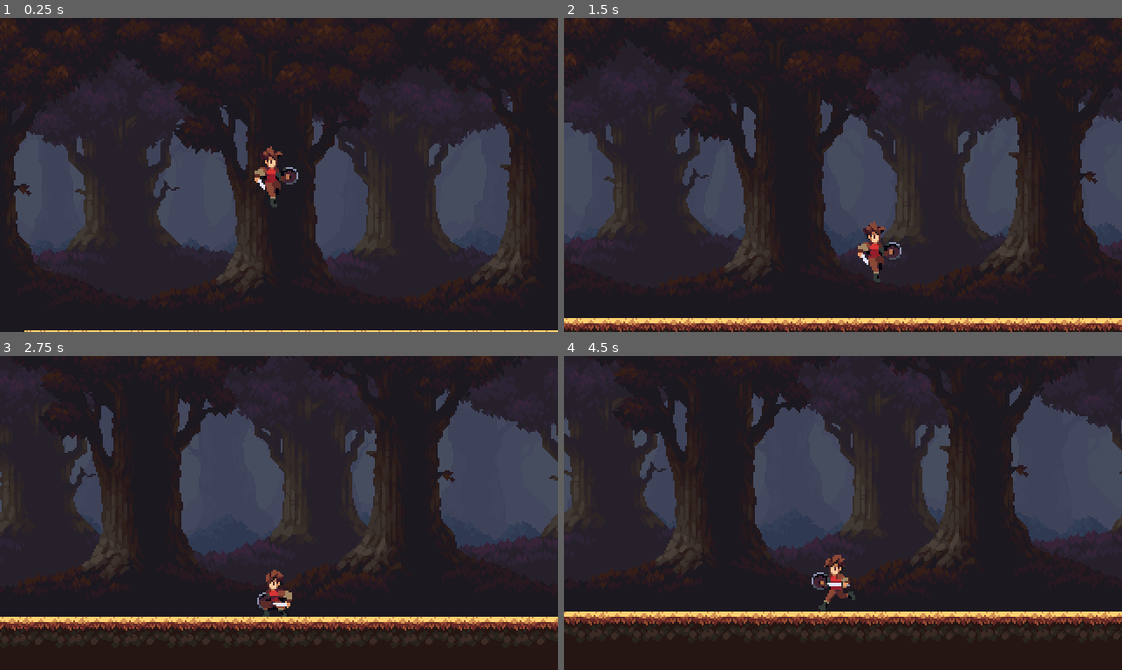
Above: before the commit, frames 1-4 (two rows, left to right).
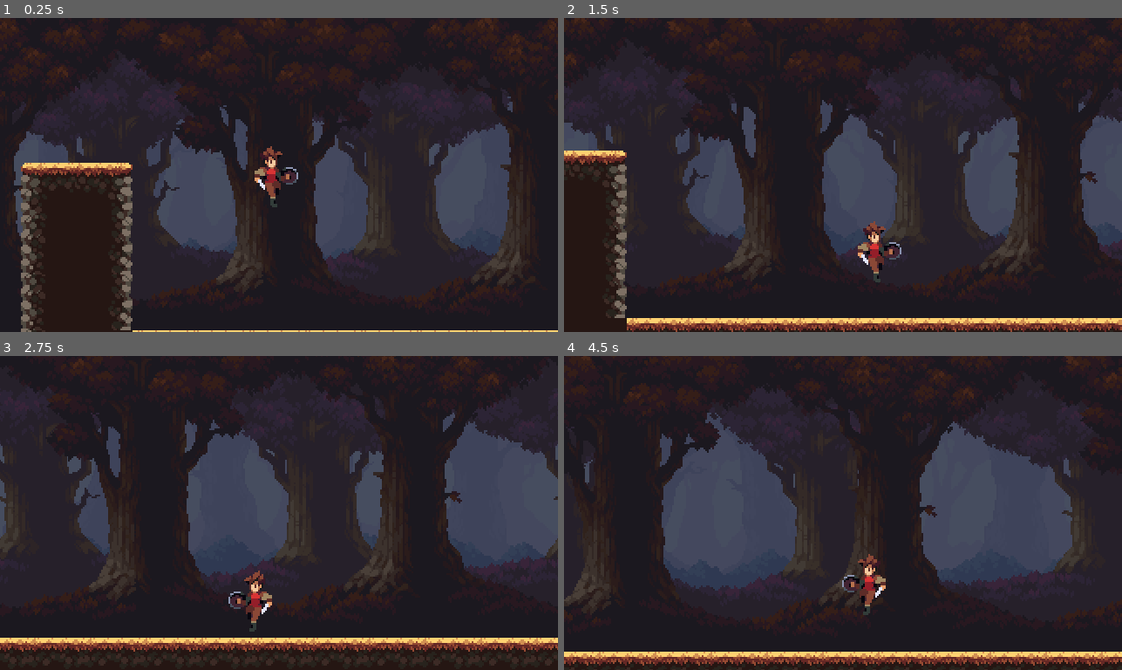
Above: after the commit, the same moments.

Repository: Lucas-Animax/dark-florest
Game: Godot game, scene res://scenes/runs/runs_1.tscn
The game is run twice, just before and just after one commit, with the same random seed, the same clock (stepped at 60 frames per second) and the same inputs. The project has no main scene, so this scene is started directly.
Inputs (mouse positions are in pixels of both pictures, inside the frame that each line leads up to):
- Up to frame 1 (0.25 s): no input
- Up to frame 2 (1.5 s): move the mouse to (965, 159) at 0.52 s; hold S (crouch) 0.53-1.28 s; hold D (move_right) from 0.53 s (still down); tap Space (jump) at 0.77, 1.07 s; right-click (965, 159) at 0.8 s; move the mouse to (731, 190) at 1.27 s; right-click (731, 190) at 1.35 s
- Up to frame 3 (2.75 s): tap Space (jump) at 1.52, 1.55, 1.82, 2.1 s; move the mouse to (334, 443) at 2.02 s; release D (move_right) at 2.03 s; hold A (move_left) from 2.03 s (still down); hold S (crouch) from 2.03 s (still down)
- Up to frame 4 (4.5 s): move the mouse to (815, 575) at 2.77 s; release A (move_left) at 2.78 s; release S (crouch) at 2.78 s; hold D (move_right) 2.78-4.28 s; click (815, 575) at 2.85 s; tap Space (jump) at 3.02, 3.32, 3.77, 3.8, 4.07 s; right-click (815, 575) at 3.05 s; move the mouse to (1010, 560) at 3.52 s; hold S (crouch) 3.53-4.28 s; move the mouse to (675, 465) at 4.27 s; hold A (move_left) from 4.28 s (still down); right-click (675, 465) at 4.35 s

The runs differ from the first frame. In frame 1, 5.6% of the frame differs, in the area x 3-24%, y 46-100%; in frame 2, 4.0%; in frame 3, 20%; in frame 4, 41%, in the area x 0-100%, y 0-99%.

Commit message:
wall-slide base

Diff:
--- a/scenes/obj/player.tscn
+++ b/scenes/obj/player.tscn
@@ -229,15 +229,16 @@
 }
 
 [sub_resource type="RectangleShape2D" id="RectangleShape2D_mwp7m"]
-size = Vector2(19, 36.3333)
+size = Vector2(15, 36.3333)
 
 [sub_resource type="RectangleShape2D" id="RectangleShape2D_wm8ca"]
 size = Vector2(31.5, 25)
 
-[node name="Player" type="CharacterBody2D" node_paths=PackedStringArray("spr")]
+[node name="Player" type="CharacterBody2D" node_paths=PackedStringArray("spr", "wall_ray")]
 collision_mask = 14
 script = ExtResource("1_d2xqp")
 spr = NodePath("Sprite2D")
+wall_ray = NodePath("WallRay")
 speed = 64.0
 gravit_value = 70.0
 jump_value = 560.0
@@ -257,7 +258,7 @@
 }
 
 [node name="CollisionShape2D" type="CollisionShape2D" parent="."]
-position = Vector2(-1, 10)
+position = Vector2(-1.5, 10)
 shape = SubResource("RectangleShape2D_mwp7m")
 debug_color = Color(0, 0, 0, 0.42)
 
@@ -275,5 +276,9 @@
 disabled = true
 debug_color = Color(0.964706, 0.0705882, 0, 0.419608)
 
+[node name="WallRay" type="RayCast2D" parent="."]
+target_position = Vector2(10, 0)
+collision_mask = 8
+
 [connection signal="animation_finished" from="Sprite2D/AnimationPlayer" to="." method="_on_animation_player_animation_finished"]
 [connection signal="animation_finished" from="Sprite2D/AnimationPlayer" to="Sprite2D" method="_on_animation_player_animation_finished"]
--- a/scenes/runs/runs_1.tscn
+++ b/scenes/runs/runs_1.tscn
@@ -16,4 +16,4 @@
 
 [node name="TileMap" parent="." instance=ExtResource("3_t2kl5")]
 position = Vector2(-8, 51)
-layer_0/tile_data = PackedInt32Array(327700, 131072, 2, 3276 …(328 unchanged characters)… 65536, 2, 327680, 0, 2, 262164, 131072, 0, 262163, 65536, 0, 262162, 65536, 0, 262161, 65536, 0, 262160, 65536, 0, 262159, 65536, 0, 262158, 65536, 0, 262157, 65536, 0, 262156, 65536, 0, 262155, 65536, 0, 262154, 65536, 0, 262153, 65536, 0, 262152, 65536, 0, 262151, 65536, 0, 262150, 65536, 0, 262149, 65536, 0, 262148, 65536, 0, 262147, 65536, 0, 262146, 65536, 0, 262145, 65536, 0, 262144, 0, 0)
+layer_0/tile_data = PackedInt32Array(327700, 131072, 2, 3276 …(328 unchanged characters)… 65536, 2, 327680, 0, 2, 262164, 131072, 1, 262163, 65536, 1, 262162, 65536, 0, 262161, 65536, 0, 262160, 65536, 0, 262159, 65536, 0, 262158, 65536, 0, 262157, 65536, 0, 262156, 65536, 0, 262155, 65536, 0, 262154, 65536, 0, 262153, 65536, 0, 262152, 65536, 0, 262151, 65536, 0, 262150, 65536, 0, 262149, 65536, 0, 262148, 65536, 0, 262147, 65536, 0, 262146, 65536, 0, 262145, 65536, 1, 262144, 0, 1, 196609, 131072, 1, 131073, 131072, 1, 65537, 131072, 0, 196608, 0, 1, 131072, 0, 1, 65536, 0, 0, 196628, 131072, 1, 131092, 131072, 1, 65556, 131072, 0, 196627, 0, 1, 131091, 0, 1, 65555, 0, 0)
--- a/sprt/player.gd
+++ b/sprt/player.gd
@@ -10,10 +10,12 @@
 var in_defence:bool = false
 var in_crouch:bool = false
 var check_input:bool = true
+var not_wall:bool = true
 #endregion
 #region objects @export
 @export_category("Objects")
 @export var spr:Sprite2D
+@export var wall_ray:RayCast2D
 #endregion
 #region variables @export
 @export_category("Variables")
@@ -21,7 +23,12 @@
 @export var gravit_value:float
 @export var jump_value:float
 #endregion
-const FRIC:float = 0.1
+#region consts
+const FRIC = 0.1
+const WALL_GRAVIT = 30
+const WALL_JUMP = 500
+const WALL_IMPUSE = 50
+#endregion
 func _check_inputs():
 	if not on_floor:
 		if in_attack or in_defence or in_crouch:
@@ -39,6 +46,7 @@
 		_move_vertical()
 	_actions()
 	_check_inputs()
+	_gravit()
 	spr._animate(velocity)
 	pass
 
@@ -52,14 +60,27 @@
 func _move_vertical():
 	if is_on_floor():
 		jump_cont = 0
+	if next_to_wall():
+		jump_cont = 1
 	if Input.is_action_just_pressed("jump") and jump_cont < 1 and is_on_floor():
+		jump_cont += 1
 		velocity.y -= jump_value
+
+	elif  Input.is_action_just_pressed("jump") and jump_cont == 1 and not is_on_floor():
 		jump_cont += 1
-	elif Input.is_action_just_pressed("jump") and jump_cont == 1 and not is_on_floor():
-		velocity.y -= jump_value
-		jump_cont += 1
-		return
-	if not is_on_floor():
+		if next_to_wall() and not is_on_floor():
+			velocity.y -= WALL_JUMP
+
+		else:
+			velocity.y -= jump_value
+
+func _gravit():
+	if is_on_wall() and not is_on_floor():
+		velocity.y += WALL_GRAVIT
+		if velocity.y > WALL_GRAVIT:
+			velocity.y = WALL_GRAVIT
+
+	elif not is_on_floor():
 		on_floor = true
 		velocity.y += gravit_value
 		if velocity.y > gravit_value:
@@ -100,7 +121,17 @@
 	else:
 		in_crouch = false
 		spr.crouch_off = true
+	pass
 
+func next_to_wall() -> bool:
+	if wall_ray.is_colliding() and not is_on_floor():
+		if not_wall:
+			velocity.y = 0
+			not_wall = false
+		return true
+	else:
+		not_wall = true
+		return false
 
 
 	pass
